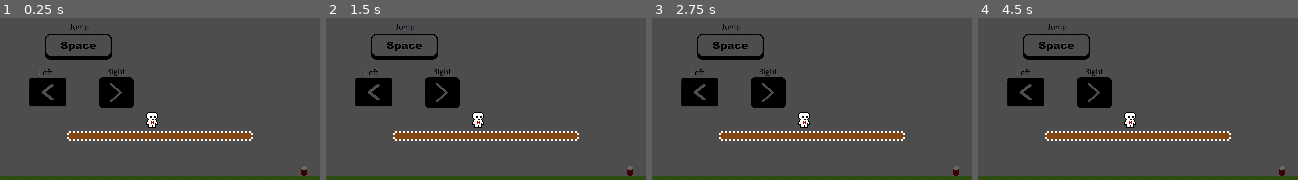
Above: before the commit, frames 1-4 (left to right).
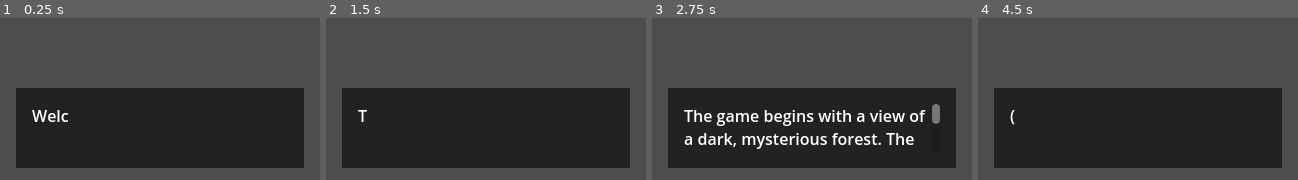
Above: after the commit, the same moments.

Repository: ondrejhonus/jumping_adventure
Game: Godot game, scene res://Scenes/dialog.tscn
Same seed, same stepped clock (60 frames per second), same inputs: the game is played once before the commit and once after it. Before the commit the project starts from res://Scenes/LevelOne.xml.tscn.
Inputs (mouse positions are in pixels of both pictures, inside the frame that each line leads up to):
- Up to frame 1 (0.25 s): no input
- Up to frame 2 (1.5 s): tap Enter (ui_accept) at 0.5, 0.77, 1.25 s; move the mouse to (556, 81) at 0.52 s; hold Right (ui_right) from 0.53 s (still down); tap E (interact) at 0.6, 1.35 s; click (556, 81) at 0.67 s; move the mouse to (422, 99) at 1.27 s; click (422, 99) at 1.42 s
- Up to frame 3 (2.75 s): tap Enter (ui_accept) at 1.52 s; move the mouse to (844, 50) at 2.02 s; release Right (ui_right) at 2.03 s; hold Left (ui_left) from 2.03 s (still down); tap E (interact) at 2.1 s; click (844, 50) at 2.17 s
- Up to frame 4 (4.5 s): tap Enter (ui_accept) at 2.75, 3.02, 3.77, 4.25 s; move the mouse to (1122, 126) at 2.77 s; release Left (ui_left) at 2.78 s; hold Right (ui_right) 2.78-4.28 s; tap E (interact) at 2.85, 3.6, 4.35 s; click (1122, 126) at 2.92 s; move the mouse to (1234, 116) at 3.52 s; click (1234, 116) at 3.67 s; move the mouse to (1042, 63) at 4.27 s; hold Left (ui_left) from 4.28 s (still down); click (1042, 63) at 4.42 s

The runs differ from the first frame. In frame 1, 49% of the frame differs, in the area x 0-100%, y 3-100%; in frame 2, 50%; in frame 3, 49%; in frame 4, 50%.
Error before the commit: Parse Error: Class "Player" hides a global script class. (res://Scenes/character_pixel.gd:2)

Commit message:
Add files via upload

Diff:
--- a/jumpadventure/Scenes/character.tscn
+++ b/jumpadventure/Scenes/character.tscn
@@ -5,6 +5,22 @@
 
 [sub_resource type="RectangleShape2D" id="RectangleShape2D_j2rr4"]
 size = Vector2(8, 16)
+
+[sub_resource type="Animation" id="Animation_luwrd"]
+resource_name = "Fall"
+length = 0.1
+tracks/0/type = "value"
+tracks/0/imported = false
+tracks/0/enabled = true
+tracks/0/path = NodePath("../CharacterBody2D/Sprite2D:frame")
+tracks/0/interp = 1
+tracks/0/loop_wrap = true
+tracks/0/keys = {
+"times": PackedFloat32Array(0),
+"transitions": PackedFloat32Array(1),
+"update": 1,
+"values": [6]
+}
 
 [sub_resource type="Animation" id="Animation_sd273"]
 resource_name = "Jump"
@@ -70,22 +86,6 @@
 "values": [0]
 }
 
-[sub_resource type="Animation" id="Animation_luwrd"]
-resource_name = "Fall"
-length = 0.1
-tracks/0/type = "value"
-tracks/0/imported = false
-tracks/0/enabled = true
-tracks/0/path = NodePath("../CharacterBody2D/Sprite2D:frame")
-tracks/0/interp = 1
-tracks/0/loop_wrap = true
-tracks/0/keys = {
-"times": PackedFloat32Array(0),
-"transitions": PackedFloat32Array(1),
-"update": 1,
-"values": [6]
-}
-
 [sub_resource type="AnimationLibrary" id="AnimationLibrary_mj8ts"]
 _data = {
 "Fall": SubResource("Animation_luwrd"),
--- a/jumpadventure/Scenes/dialog.tscn
+++ b/jumpadventure/Scenes/dialog.tscn
@@ -15,5 +15,6 @@
 script = ExtResource("1_8neug")
 
 [node name="Timer" type="Timer" parent="."]
+wait_time = 0.1
 
 [connection signal="timeout" from="Timer" to="RichTextLabel" method="_on_timer_timeout"]
--- a/jumpadventure/Scenes/item.gd
+++ b/jumpadventure/Scenes/item.gd
@@ -5,7 +5,7 @@
 func _ready() -> void:
 	$Label.visible = false
 
-func _process(delta: float) -> void:
+func _process(_delta: float) -> void:
 	$Label.visible = showInteractionLabel
 
 	# Kontrola interakce
--- a/jumpadventure/Scenes/level_list.gd
+++ b/jumpadventure/Scenes/level_list.gd
@@ -22,4 +22,6 @@
 	$Label.visible = not value
 
 func _on_pressed():
-	level_selected.emit(level_num)
+	if not locked:
+		get_tree().change_scene("res://Scenes/Levels/level_%d.tscn" % level_num)
+		level_selected.emit(level_num)
--- a/jumpadventure/Scenes/rich_text_label.gd
+++ b/jumpadventure/Scenes/rich_text_label.gd
@@ -16,20 +16,43 @@
 ]
 
 var page = 0
+var timer : Timer
 
 # Called when the node enters the scene tree for the first time.
 func _ready() -> void:
 	set_process_input(true)
+	text = ""  # Clear text to start fresh
+	visible_characters = 0
+
+	# Add a Timer node dynamically if not already in the scene
+	timer = Timer.new()
+	add_child(timer)
+	timer.connect("timeout", Callable(self, "_on_timer_timeout"))
+	timer.wait_time = 0.05  # Adjust the speed of character reveal
+	timer.start()
+
+	show_page()  # Show the first page
+
+# Function to handle showing a new page
+func show_page() -> void:
 	text = dialog[page]
 	visible_characters = 0
+	timer.start()
 
 func _input(event: InputEvent) -> void:
 	if event is InputEventMouseButton and event.pressed:
 		if visible_characters >= get_total_character_count():
 			if page < dialog.size() - 1:
 				page += 1
-				text = dialog[page]
-				visible_characters = 0
+				show_page()
+			else:
+				print("End of dialog.")
+		else:
+			# Skip to show the full text instantly
+			visible_characters = get_total_character_count()
 
 func _on_timer_timeout() -> void:
-	visible_characters += 1
+	if visible_characters < get_total_character_count():
+		visible_characters += 1
+	else:
+		timer.stop()  # Stop the timer when all characters are visible
--- a/jumpadventure/project.godot
+++ b/jumpadventure/project.godot
@@ -11,7 +11,7 @@
 [application]
 
 config/name="JumpAdventure"
-run/main_scene="res://Scenes/LevelOne.xml.tscn"
+run/main_scene="res://Scenes/dialog.tscn"
 config/features=PackedStringArray("4.3", "Forward Plus")
 config/icon="res://Textures/uvodniObrazek.png"
 
